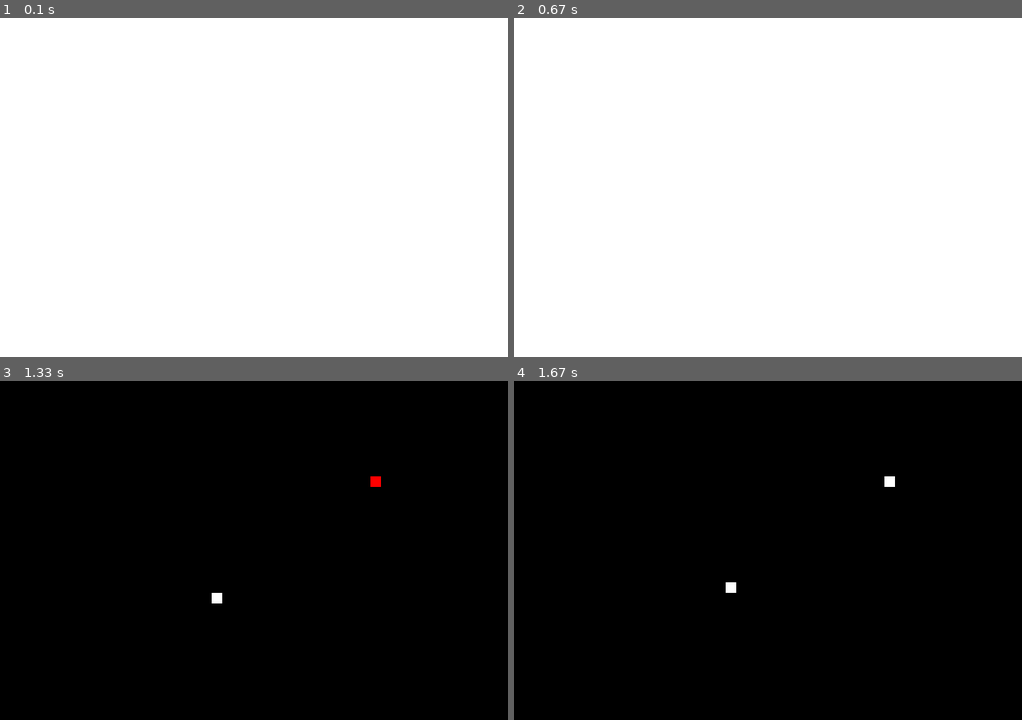
Above: before the commit, frames 1-4 (two rows, left to right).
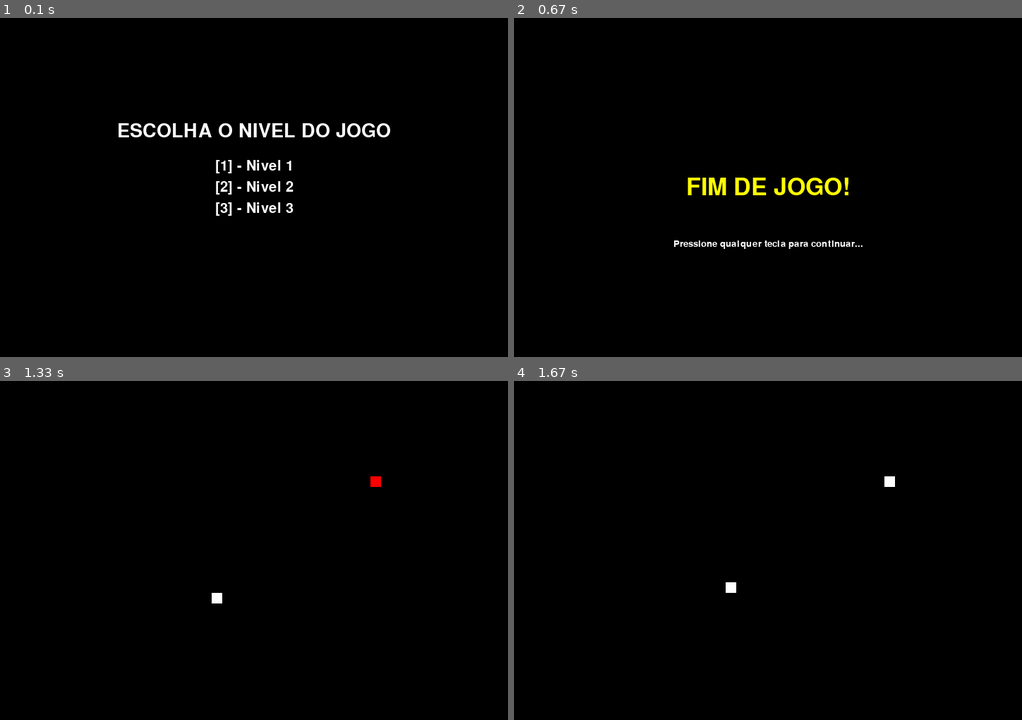
Above: after the commit, the same moments.

Repository: CPO99/IFRN
Game: pygame game, started from Primeiro_Semestre/Programacao_Para_Redes/Snake_Game/game.py
The game is run twice, just before and just after one commit, with the same random seed, the same clock (stepped at 60 frames per second) and the same inputs.
Inputs:
- Up to frame 1 (0.1 s): no input
- Up to frame 2 (0.67 s): tap 4 at 0.33 s
- Up to frame 3 (1.33 s): hold Right 0.67-1.13 s; tap 1 at 1.17 s
- Up to frame 4 (1.67 s): hold Up from 1.5 s (still down)

The runs differ from the first frame. In frame 1, 99% of the frame differs, in the area x 0-100%, y 0-100%; in frame 2, 100%; in frame 3, nothing differs; in frame 4, nothing differs.

Commit message:
Jogo parcialmente finalizado, implementado níveis do 1 ao 3 de forma mais sólida

Diff:
--- a/Primeiro_Semestre/Programacao_Para_Redes/Snake_Game/game.py
+++ b/Primeiro_Semestre/Programacao_Para_Redes/Snake_Game/game.py
@@ -4,12 +4,15 @@
 pygame.init()
 
 #configurações de tela
-tela = pygame.display.set_mode((720,480), pygame.RESIZABLE)
+tela_largura = 720
+tela_altura = 480
+tela = pygame.display.set_mode((tela_largura,tela_altura), pygame.RESIZABLE)
 pygame.display.set_caption('Jogo da Cobrinha')
 
 #cores
 branco = (255,255,255)
 preto = (0,0,0)
+amarelo = (255, 255, 0)
 
 #função para cobra
 def cobra(cobra_tamanho, cobra_corpo):
@@ -27,8 +30,10 @@
     pass
 
 #função principal do jogo
-def jogo():
+def jogo(tela_largura, tela_altura):
     jogo_exe = True
+
+    clock = pygame.time.Clock()
 
     #posição inicial da cobra
     cobra_pos_x = 300
@@ -54,25 +59,62 @@
 
     nivel = 0
 
+    tempo_inicio = pygame.time.get_ticks()
+
     menu = True
+    fim_jogo = False
+    principal = False
 
     while jogo_exe:
+        tempo_atual = pygame.time.get_ticks()
         if menu:
-            tela.fill(branco)
+            tela.fill(preto)
+
+            fonte = pygame.font.Font(None, 40)
+            texto = fonte.render("ESCOLHA O NIVEL DO JOGO", True, (255, 255, 255))
+            retangulo_texto = texto.get_rect()
+            retangulo_texto.center = (tela_largura // 2, tela_altura // 2 - 80)
+            tela.blit(texto, retangulo_texto)
+
+            fonte = pygame.font.Font(None, 30)
+            texto = fonte.render("[1] - Nivel 1", True, (255, 255, 255))
+            retangulo_texto = texto.get_rect()
+            retangulo_texto.center = (tela_largura // 2, tela_altura // 2 - 30)
+            tela.blit(texto, retangulo_texto)
+
+            fonte = pygame.font.Font(None, 30)
+            texto = fonte.render("[2] - Nivel 2", True, (255, 255, 255))
+            retangulo_texto = texto.get_rect()
+            retangulo_texto.center = (tela_largura // 2, tela_altura // 2)
+            tela.blit(texto, retangulo_texto)
+
+            fonte = pygame.font.Font(None, 30)
+            texto = fonte.render("[3] - Nivel 3", True, (255, 255, 255))
+            retangulo_texto = texto.get_rect()
+            retangulo_texto.center = (tela_largura // 2, tela_altura // 2 + 30)
+            tela.blit(texto, retangulo_texto)
 
             for evento in pygame.event.get():
+                if evento.type == pygame.QUIT:
+                        jogo_exe = False
                 if evento.type == pygame.KEYDOWN:
                     if evento.key == pygame.K_1:
                         nivel = 10
                         menu = False
+                        principal = True
                     elif evento.key == pygame.K_2:
                         nivel = 20
                         menu = False
+                        principal = True
                     elif evento.key == pygame.K_3:
                         nivel = 30
                         menu = False
-
-        else:
+                        principal = True
+                    elif evento.key == pygame.K_4:
+                        menu = False
+                        fim_jogo = True
+
+        elif principal:
             for evento in pygame.event.get():
                 if evento.type == pygame.QUIT:
                     jogo_exe = False
@@ -114,14 +156,49 @@
 
             pygame.display.update()
 
-            #verificando se cobra comeu a fruta
-            if cobra_pos_x == fruta_pos_x and cobra_pos_y == fruta_pos_y:
+            #verificando se cobra comeu a fruta e mudando de posição, conforme níveis 2 e 3
+            if (cobra_pos_x == fruta_pos_x and cobra_pos_y == fruta_pos_y) or ((nivel == 20 or nivel == 30) and tempo_atual - tempo_inicio > 2000):
                 fruta_pos_x = round(random.randrange(0, tela_largura) / cobra_tamanho) * cobra_tamanho
                 fruta_pos_y = round(random.randrange(0, tela_altura) / cobra_tamanho) * cobra_tamanho
 
+                tempo_inicio = tempo_atual
+
                 cobra_blocos_qtd += 1
 
+            if nivel == 30:
+                if cobra_pos_x < 0 or cobra_pos_x > tela_largura or cobra_pos_y < 0 or cobra_pos_y > tela_altura:
+                    principal = False
+                    fim_jogo = True
+
+        elif fim_jogo:
+            tela.fill(preto)
+
+            cobra_blocos_qtd = 1
+
+            fonte = pygame.font.Font(None, 50)
+            texto = fonte.render("FIM DE JOGO!", True, amarelo)
+            retangulo_texto = texto.get_rect()
+            retangulo_texto.center = (tela_largura // 2, tela_altura // 2)
+
+            tela.blit(texto, retangulo_texto)
+
+            fonte = pygame.font.Font(None, 20)
+            texto = fonte.render("Pressione qualquer tecla para continuar...", True, branco)
+            retangulo_texto = texto.get_rect()
+            retangulo_texto.center = (tela_largura // 2, tela_altura // 2 + 80)
+
+            tela.blit(texto, retangulo_texto)
+
+            for evento in pygame.event.get():
+                if evento.type == pygame.QUIT:
+                    fim_jogo = False
+                    jogo_exe = False
+
+                if evento.type == pygame.KEYDOWN:
+                    menu = True
+                    fim_jogo = False
+
         pygame.display.flip()
-        pygame.time.Clock().tick(nivel)
-
-jogo()
+        clock.tick(nivel)
+
+jogo(tela_largura, tela_altura)
--- /dev/null
+++ b/Primeiro_Semestre/Programacao_Para_Redes/Snake_Game/import pygame teste.py
@@ -0,0 +1,33 @@
+import pygame
+
+pygame.init()
+
+# Configurações da tela
+largura_tela = 800
+altura_tela = 600
+tela = pygame.display.set_mode((largura_tela, altura_tela))
+pygame.display.set_caption("Texto Centralizado")
+
+# Configurações da fonte
+fonte = pygame.font.Font(None, 36)
+texto = fonte.render("Olá, Pygame!", True, (255, 255, 255))
+retangulo_texto = texto.get_rect()
+retangulo_texto.center = (largura_tela // 2, altura_tela // 2)
+
+# Loop principal
+executando = True
+while executando:
+    for evento in pygame.event.get():
+        if evento.type == pygame.QUIT:
+            executando = False
+
+    # Limpar a tela
+    tela.fill((0, 0, 0))
+
+    # Desenhar o texto centralizado
+    tela.blit(texto, retangulo_texto)
+
+    # Atualizar a tela
+    pygame.display.flip()
+
+pygame.quit()
